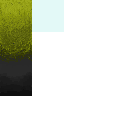
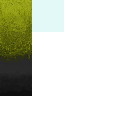
Layers edited between the first and the second 128px x 128px image:
painted on "Grass" over [0, 15, 32, 84]
